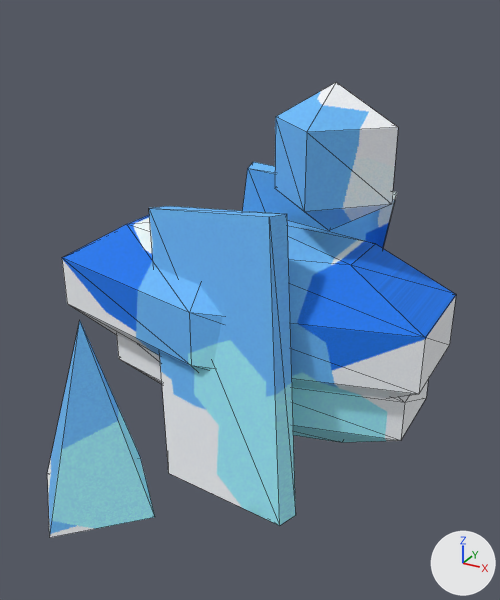
Before and after pictures for a commit that changed the glTF model server/src/main/resources/public/models/life/wenyao.glb.
Rendered twice from a 50 mm lens placed at (0.582, -1.043, 0.602), pointed at (0.071, -0.115, 0.138). Every picture has the same lights, and +X, +Y and +Z are marked at lower right. The first picture is the older version. Mesh edges are drawn as thin lines. Vertices at exactly the same position are counted once.

Names of what the first picture shows: 'wenyao_body'.
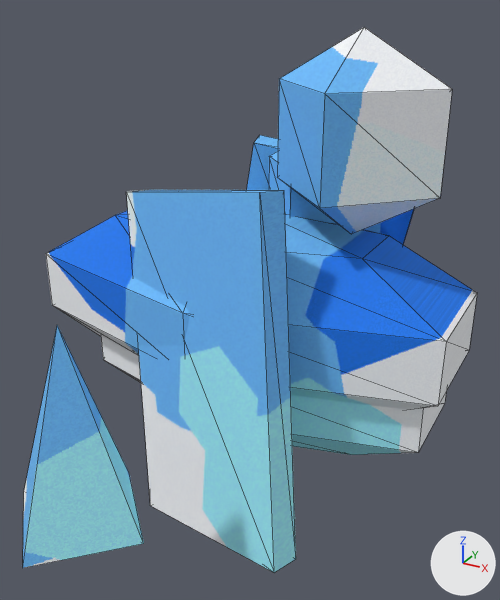
Boxes [x1, y1, x2, y2] around the edits, measured in the pictures (500 x 600 px; the box of a moved part takes in the faces that stretch with it):
'wenyao_body', reshaped (11% wider, 20% taller)
    before: [47, 82, 456, 537]
    after: [23, 27, 477, 573]
part 1 of me_wenyao_body, added (blue)
    after: [46, 210, 477, 410]
part 2 of me_wenyao_body, moved or reshaped
    before: [47, 321, 155, 537]
    after: [23, 325, 144, 568]
part 3 of me_wenyao_body, added
    after: [101, 336, 446, 455]
part 4 of me_wenyao_body, moved or reshaped
    before: [275, 82, 398, 231]
    after: [277, 27, 452, 234]
part 5 of me_wenyao_body, added (blue)
    after: [269, 152, 336, 223]
part 6 of me_wenyao_body, rebuilt (15% wider, 20% taller)
    before: [149, 206, 296, 526]
    after: [127, 190, 296, 573]
part 7 of me_wenyao_body, rebuilt
    before: [242, 162, 397, 248]
    after: [247, 135, 414, 245]
part 8 of me_wenyao_body, deleted
    before: [117, 335, 428, 443]
part 9 of me_wenyao_body, built on (blue)
    before: [62, 215, 456, 398]

What changed in the scene script:
```text
Change me_wenyao_body:
    used by ob_wenyao_body; location = (0.0, 0.0, 0.0)
    remove me_wenyao_body.from_pydata(...)  # 83 vertices, 142 faces; spans x -0.362..0.362, y -0.54..0.229, z -0.229..0.48
    add me_wenyao_body.from_pydata(...)  # 117 vertices, 194 faces; spans x -0.395..0.395, y -0.59..0.287, z -0.275..0.56
    me_wenyao_body part 1: a new loose piece, a UV sphere (6 segments, 5 rings, poles along z) spanning x -0.395..0.395, y -0.209..0.209, z -0.1..0.26, in mat_wenyao_body_mat
    me_wenyao_body part 2: the loose piece of 5 vertices spanning x -0.1..0.1, y -0.54..-0.34, z -0.06..0.22 is scaled about its middle by (1.1, 1.1, 1.07), then moved by (0.0, -0.04, 0.0)
    me_wenyao_body part 3: a new loose piece, a UV sphere (6 segments, 5 rings, poles along z) spanning x -0.289..0.369, y -0.171..0.171, z -0.18..0.1, in mat_wenyao_body_mat
    me_wenyao_body part 4: the loose piece of 10 vertices spanning x 0.056..0.264, y -0.104..0.104, z 0.24..0.48 is scaled about its middle by 1.33, then moved by (0.04, 0.0, 0.04)
    me_wenyao_body part 5: the loose piece of 10 vertices spanning x 0.056..0.264, y -0.104..0.104, z 0.24..0.48 is copied, and the copy is scaled about its middle by 0.833, then moved by (-0.08, 0.1, -0.08); it spans x -0.007..0.167, y 0.013..0.187, z 0.18..0.38
    me_wenyao_body part 6: the loose piece of 8 vertices spanning x -0.129..0.209, y -0.247..-0.073, z -0.229..0.309 is rebuilt with 8 vertices and now spans x -0.159..0.239, y -0.315..-0.085, z -0.275..0.355
    me_wenyao_body part 7: the loose piece of 8 vertices spanning x -0.141..0.221, y 0.091..0.229, z -0.229..0.309 is rebuilt with 8 vertices and now spans x -0.177..0.257, y 0.113..0.287, z -0.275..0.355
    me_wenyao_body part 8: the loose piece of 26 vertices spanning x -0.257..0.337, y -0.152..0.152, z -0.16..0.08 is deleted
    me_wenyao_body part 9
    26 vertices are removed from x -0.362..0.362, y -0.19..0.19, z -0.08..0.24
    48 faces are deleted
    8 vertices are added at x 0.188..0.292, y 0.09..0.181, z 0.03..0.17
    12 new faces join them
    other edits to the shape of me_wenyao_body do not show in these pictures
```
